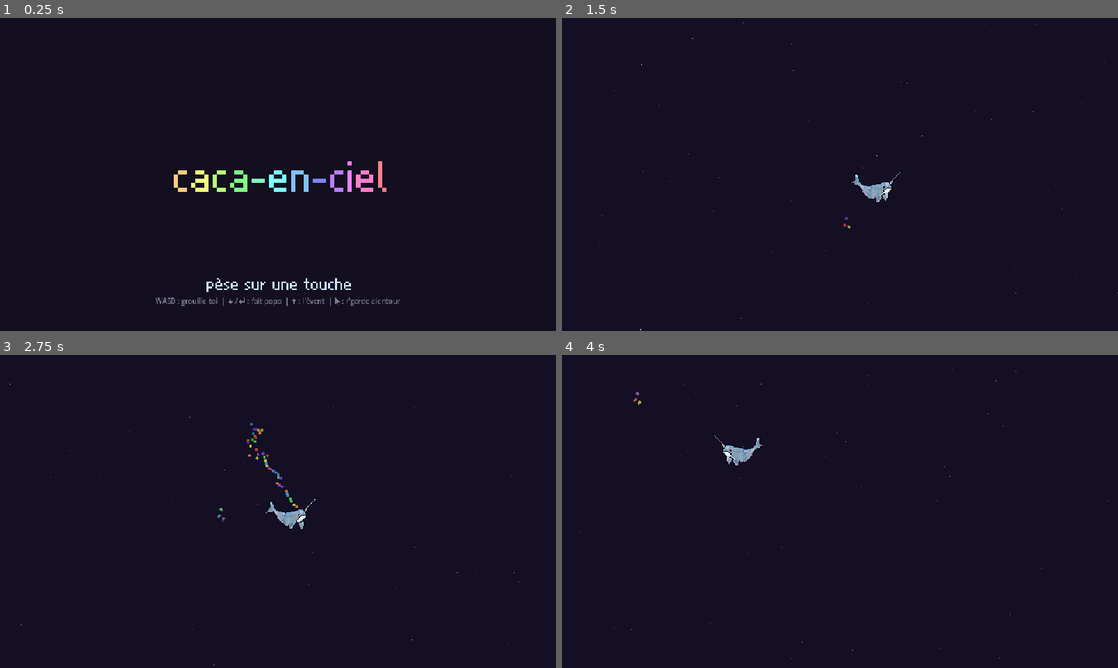
Above: before the commit, frames 1-4 (two rows, left to right).
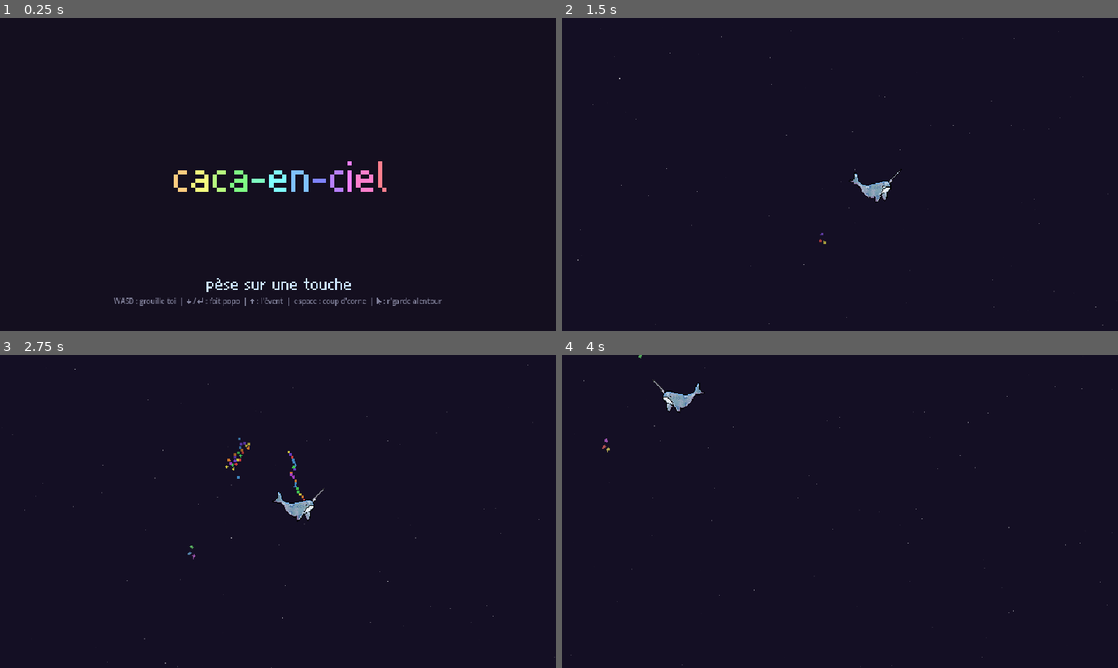
Above: after the commit, the same moments.

Repository: milliescient/caca-en-ciel
Game: Godot game, scene res://scenes/screen.tscn
Same seed, same stepped clock (60 frames per second), same inputs: the game is played once before the commit and once after it.
Inputs (mouse positions are in pixels of both pictures, inside the frame that each line leads up to):
- Up to frame 1 (0.25 s): no input
- Up to frame 2 (1.5 s): tap Enter (shoot) at 0.5 s; move the mouse to (962, 158) at 0.52 s; hold D (move_right) 0.53-1.25 s; tap Space (lunge, bound only after the commit) at 0.6 s; click (962, 158) at 0.67 s; drag from (728, 190) to (812, 237) at 1.27 s
- Up to frame 3 (2.75 s): move the mouse to (333, 442) at 2.02 s; hold D (move_right) from 2.03 s (still down); hold Up (aim_up) from 2.03 s (still down); click (333, 442) at 2.17 s; tap Space (lunge, bound only after the commit) at 2.3 s
- Up to frame 4 (4 s): release D (move_right) at 2.75 s; release Up (aim_up) at 2.75 s; drag from (812, 574) to (673, 464) at 2.77 s; move the mouse to (1006, 558) at 3.52 s; hold A (move_left) from 3.53 s (still down); tap Space (lunge, bound only after the commit) at 3.6 s; click (1006, 558) at 3.67 s

The runs differ from the first frame. In frame 1, 0.6% of the frame differs, in the area x 20-80%, y 89-92%; in frame 2, 0.3%; in frame 3, 0.9%, in the area x 1-100%, y 1-100%; in frame 4, 0.8%.

Commit message:
Let Tadoussac lunge with his horn and scatter the poop he strikes
Space lunges: the narwhal draws back, then darts forward and a little up,
easing to a stop. Three new frames show the wind-up, the thrust with the
horn agleam and the follow-through. Poop near the horn, or that he runs
into while lunging, breaks loose however clumped, loses most of its
curedness and scatters away from the horn and onward. The title screen
lists the lunge among the controls.

Co-Authored-By: Claude Opus 5.5 <noreply@anthropic.com>

Diff:
--- a/project.godot
+++ b/project.godot
@@ -70,6 +70,11 @@
 "events": [Object(InputEventKey,"resource_local_to_scene":false,"resource_name":"","device":-1,"window_id":0,"alt_press …(195 unchanged characters)…
 ]
 }
+lunge={
+"deadzone": 0.5,
+"events": [Object(InputEventKey,"resource_local_to_scene":false,"resource_name":"","device":-1,"window_id":0,"alt_pressed":false,"shift_pressed":false,"ctrl_pressed":false,"meta_pressed":false,"pressed":false,"keycode":0,"physical_keycode":32,"key_label":0,"unicode":32,"location":0,"echo":false,"script":null)
+]
+}
 
 [layer_names]
 
--- a/scenes/game.tscn
+++ b/scenes/game.tscn
@@ -37,7 +37,7 @@
 visibility_layer = 2
 z_index = 1
 texture_filter = 1
-hframes = 10
+hframes = 13
 
 [node name="WheelSprite" type="Sprite2D" parent="Player"]
 visibility_layer = 2
--- a/scenes/title_screen.tscn
+++ b/scenes/title_screen.tscn
@@ -36,9 +36,9 @@
 anchor_top = 1.0
 anchor_right = 0.5
 anchor_bottom = 1.0
-offset_left = -260.0
+offset_left = -310.0
 offset_top = -40.0
-offset_right = 260.0
+offset_right = 310.0
 offset_bottom = -10.0
 theme_override_font_sizes/normal_font_size = 8
 theme_override_colors/default_color = Color(0.5, 0.5, 0.6, 1)
--- a/scripts/player.gd
+++ b/scripts/player.gd
@@ -15,6 +15,21 @@
 const SPRAY_SPEED := 120.0
 const AIMED_SPRAY_SPEED := 210.0  # with the up and down arrows
 
+# Space lunges with the horn: drawn back for LUNGE_WINDUP, then off forward and
+# a little up at LUNGE_SPEED, easing to a stop by LUNGE_TIME. From the thrust
+# on, any poop the horn passes within HORN_REACH of breaks loose, softens and
+# scatters (TerrainPixel.scatter), away from the horn and onward
+const LUNGE_WINDUP := 0.1
+const LUNGE_THRUST := 0.12  # showing the thrust frame, then following through
+const LUNGE_TIME := 0.45
+const LUNGE_COOLDOWN := 0.25
+const LUNGE_SPEED := 260.0
+const LUNGE_RISE := 0.25  # upward share of the lunge's direction
+const LUNGE_DRAWBACK := 30.0  # speed drawing back
+const HORN_REACH := 8.0
+const SCATTER_SPREAD := deg_to_rad(35.0)
+const SCATTER_SPEED := Vector2(120.0, 220.0)
+
 # Wheel physics
 const WHEEL_RADIUS := 4.0
 const WHEEL_TORQUE := 2800.0
@@ -29,9 +44,10 @@
 const SHOVE_MASS := 1.5
 const WEIGHT := 0.75
 
-# The narwhal's frames (tools/narwhal.py): 4 idle, then 6 swimming
+# The narwhal's frames (tools/narwhal.py): 4 idle, 6 swimming, 3 lunging
 const IDLE_FRAMES := 4
 const SWIM_FRAMES := 6
+const LUNGE_FRAME := IDLE_FRAMES + SWIM_FRAMES
 const IDLE_FPS := 4.0
 const SWIM_FPS := 12.0
 const SWIM_SPEED := 10.0  # moving at least this fast swims
@@ -42,11 +58,19 @@
 # spraying upward, its blowhole on top of its head
 const VENT := Vector2(4, 1)
 const BLOWHOLE := Vector2(-15, -11)
+# The horn, facing left and at rest: its tip, and where it meets the forehead,
+# carried on into the face so the brow strikes too
+const HORN_TIP := Vector2(-36, -25)
+const HORN_ROOT := Vector2(-24, -9)
+const HORN_THRUST := 4.0  # how far the thrust frame carries it forward
 
 var facing_right := true
 var anim_time := 0.0
 var emit_timer := 0.0
 var wheel_angular_vel := 0.0
+var lunge_time := -1.0  # how far into a lunge, or below 0 if not lunging
+var lunge_rest := 0.0
+var struck := {}  # pieces this lunge has scattered already
 
 @onready var body_sprite: Sprite2D = $Sprite2D
 @onready var wheel_sprite: Sprite2D = $WheelSprite
@@ -77,8 +101,12 @@
 		var drag := WHEEL_DRAG if is_on_floor() else WHEEL_AIR_DRAG
 		wheel_angular_vel = move_toward(wheel_angular_vel, 0, drag * abs(wheel_angular_vel) * delta + GROUND_DECEL * delta)
 
-	# Spraying or swimming up leaves the wheel behind, even on the floor
-	if is_on_floor() and not pushing and swim >= 0.0:
+	var lunging := _lunge(delta)
+
+	# Spraying, lunging or swimming up leaves the wheel behind, even on the floor
+	if lunging:
+		pass
+	elif is_on_floor() and not pushing and swim >= 0.0:
 		var wheel_speed := wheel_angular_vel * WHEEL_RADIUS * deg_to_rad(1.0)
 		var floor_normal := get_floor_normal()
 		var floor_dir := Vector2(-floor_normal.y, floor_normal.x)
@@ -109,6 +137,8 @@
 		global_position = pos_before + expected + correction.normalized() * 1.0
 
 	_shove_poop(vel_before)
+	if lunging and lunge_time >= LUNGE_WINDUP:
+		_strike()
 
 	if pushing or Input.is_action_pressed("shoot"):
 		emit_timer -= delta
@@ -140,13 +170,76 @@
 		push.y *= UPWARD_RECOIL
 	velocity += push
 
+# Start, carry on or end a lunge, setting the velocity while it lasts. Returns
+# whether lunging
+func _lunge(delta: float) -> bool:
+	lunge_rest -= delta
+	if lunge_time < 0.0:
+		if not Input.is_action_just_pressed("lunge") or lunge_rest > 0.0:
+			return false
+		lunge_time = 0.0
+		struck.clear()
+	else:
+		lunge_time += delta
+	if lunge_time >= LUNGE_TIME:
+		lunge_time = -1.0
+		lunge_rest = LUNGE_COOLDOWN
+		return false
+	var dir := _lunge_dir()
+	if lunge_time < LUNGE_WINDUP:
+		velocity = -dir * LUNGE_DRAWBACK
+	else:
+		var left := 1.0 - (lunge_time - LUNGE_WINDUP) / (LUNGE_TIME - LUNGE_WINDUP)
+		velocity = dir * LUNGE_SPEED * left
+	return true
+
+func _lunge_dir() -> Vector2:
+	return Vector2(1.0 if facing_right else -1.0, -LUNGE_RISE).normalized()
+
+# Scatter the poop along the horn, a little ahead of it and any the narwhal
+# itself ran into
+func _strike() -> void:
+	var dir := _lunge_dir()
+	for i in get_slide_collision_count():
+		var hit := get_slide_collision(i)
+		var poop := hit.get_collider()
+		if poop is TerrainPixel and not struck.has(poop):
+			_scatter(poop, -hit.get_normal(), dir)
+	var canvas = get_tree().get_first_node_in_group("terrain_canvas")
+	if canvas == null:
+		return
+	var tip := _at(HORN_TIP + Vector2(-HORN_THRUST, 0.0)) + dir * HORN_REACH * 0.5
+	var root := _at(HORN_ROOT)
+	var rect := Rect2(tip, Vector2.ZERO).expand(root).grow(HORN_REACH + TerrainPixel.SHAPE_GRID)
+	for piece in canvas.pieces_in(Rect2i(rect)):
+		if struck.has(piece):
+			continue
+		var centre: Vector2 = Vector2(piece.grid_pos) + Vector2.ONE * TerrainPixel.SHAPE_GRID * 0.5
+		var nearest := Geometry2D.get_closest_point_to_segment(centre, tip, root)
+		if centre.distance_to(nearest) > HORN_REACH:
+			continue
+		_scatter(piece, (centre - nearest).normalized(), dir)
+
+# Send the piece off away from what struck it and onward with the lunge
+func _scatter(piece: TerrainPixel, away: Vector2, dir: Vector2) -> void:
+	struck[piece] = true
+	var angle := (away + dir).angle() + randf_range(-SCATTER_SPREAD, SCATTER_SPREAD)
+	piece.scatter(Vector2.from_angle(angle) * randf_range(SCATTER_SPEED.x, SCATTER_SPEED.y))
+
+# A point on the narwhal given as if facing left, in the world
+func _at(p: Vector2) -> Vector2:
+	return global_position + Vector2(-p.x if facing_right else p.x, p.y)
+
 func _face() -> void:
 	body_sprite.flip_h = facing_right
 	body_sprite.position = Vector2(-SPRITE_SHIFT.x if facing_right else SPRITE_SHIFT.x, SPRITE_SHIFT.y)
 
 func _animate(delta: float, swimming: bool) -> void:
 	anim_time += delta
-	if swimming or velocity.length() > SWIM_SPEED:
+	if lunge_time >= 0.0:
+		var step := 0 if lunge_time < LUNGE_WINDUP else 1 if lunge_time < LUNGE_WINDUP + LUNGE_THRUST else 2
+		body_sprite.frame = LUNGE_FRAME + step
+	elif swimming or velocity.length() > SWIM_SPEED:
 		body_sprite.frame = IDLE_FRAMES + int(anim_time * SWIM_FPS) % SWIM_FRAMES
 	else:
 		body_sprite.frame = int(anim_time * IDLE_FPS) % IDLE_FRAMES
@@ -168,7 +261,7 @@
 # Spray a poop from this spot (as if facing left) at this angle and speed,
 # give or take, kicked sideways by the wheel or not
 func _emit_particle(from: Vector2, aim: float, spray_speed: float, kicked: bool) -> void:
-	var emit_pos := global_position + Vector2(-from.x if facing_right else from.x, from.y)
+	var emit_pos := _at(from)
 
 	var spread_rad := deg_to_rad(10.0)
 	var angle := aim + randf_range(-spread_rad, spread_rad)  # PI/2 = straight down
--- a/scripts/terrain_canvas.gd
+++ b/scripts/terrain_canvas.gd
@@ -406,6 +406,10 @@
 			owner = other
 	_paint(p, owner)
 
+# Stuck pieces whose image overlaps the rect, in world pixels
+func pieces_in(rect: Rect2i) -> Array:
+	return _pieces_near(rect)
+
 # Pieces whose image overlaps the rect
 func _pieces_near(rect: Rect2i) -> Array:
 	var found := []
--- a/scripts/terrain_pixel.gd
+++ b/scripts/terrain_pixel.gd
@@ -64,6 +64,10 @@
 const LOOSE_TOUCHING := 1
 const CLUMP_REDUCTION := 0.25
 const SHOVE_SOFTNESS := 0.5
+# Tadoussac's horn breaks a piece loose whatever it touches, sends it off at
+# up to SCATTER_SPEED and takes SCATTER_SOFTEN of its curedness away
+const SCATTER_SPEED := 220.0
+const SCATTER_SOFTEN := 0.6
 # The shape spreads from the 3x3 square in the middle of this grid into an
 # amorphous blob of SPREAD_PIXELS pixels. Each shape change grows the blob by a
 # pixel or moves one around its rim
@@ -271,6 +275,27 @@
 	if give > 0.01:
 		nudge(impulse * give)
 
+# Struck by the horn: softened, then sent off at this velocity, clumped or not
+func scatter(velocity: Vector2) -> void:
+	if not stuck:
+		return
+	var now := clock()
+	phase0 = fposmod(hue_phase(now), RAINBOW.size())
+	cure0 = curedness(now) * (1.0 - SCATTER_SOFTEN)
+	since = now
+	_update_stamp()
+	if canvas:
+		canvas.restamp(self)
+		canvas.tracked[self] = true
+	_fling.call_deferred(velocity)
+
+func _fling(velocity: Vector2) -> void:
+	mass = base_mass / lerpf(RESPONSE.y, RESPONSE.x, curedness(clock()))
+	max_speed = SCATTER_SPEED
+	freeze = false
+	set_physics_process(true)
+	linear_velocity = velocity.limit_length(SCATTER_SPEED)
+
 # The softer the piece, the more of the push it takes
 func _push(impulse: Vector2) -> void:
 	var response := lerpf(RESPONSE.y, RESPONSE.x, curedness(clock()))
--- a/scripts/title_screen.gd
+++ b/scripts/title_screen.gd
@@ -42,7 +42,7 @@
 	controls.add_image(_icon(ENTER))
 	controls.add_text(" : fait popo  |  ")
 	controls.add_image(up)
-	controls.add_text(" : l'évent  |  ")
+	controls.add_text(" : l'évent  |  espace : coup d'corne  |  ")
 	controls.add_image(_icon(POINTER))
 	controls.add_text(" : r'garde alentour")
 	controls.pop()
Binary file changed: sprites/narwhal.png
Not shown, changed: tools/narwhal.py
